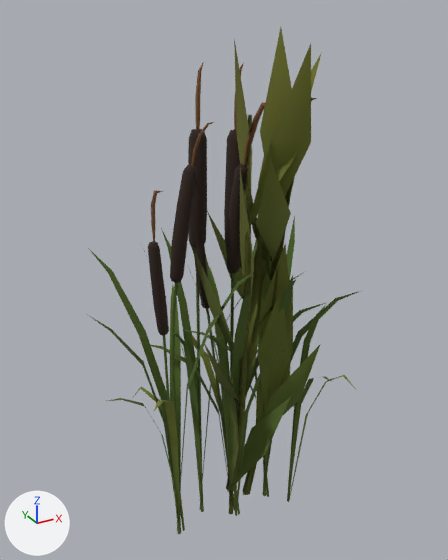
The glTF model assets/nature/glb/g_reed.glb as it was, and as the next commit left it.
Camera for both pictures: a camera (50 mm lens) standing at (-1.12, -1.97, 2.0) and looking at (0.01, 0.09, 0.97). Every picture has the same lights, and +X, +Y and +Z are marked at lower left. The older version comes first. Vertices at exactly the same position are counted once.

The scene before the commit, as lines of its bpy script (objects in view):
```python
ob_v0 = bpy.data.objects.new('v0', me_bush_cattail_generic_group_a)
ob_v0.location = (0.0, 0.0, 0.0)
ob_v1 = bpy.data.objects.new('v1', me_bush_cattail_generic_single_mature_a)
ob_v1.location = (0.0, 0.0, 0.0)
ob_v2 = bpy.data.objects.new('v2', me_bush_cattail_generic_single_mature_b)
ob_v2.location = (0.0, 0.0, 0.0)
ob_v3 = bpy.data.objects.new('v3', me_bush_reed_generic_mature_a)
ob_v3.location = (0.0, 0.0, 0.0)
ob_v4 = bpy.data.objects.new('v4', me_bush_reed_generic_mature_b)
ob_v4.location = (0.0, 0.0, 0.0)
```
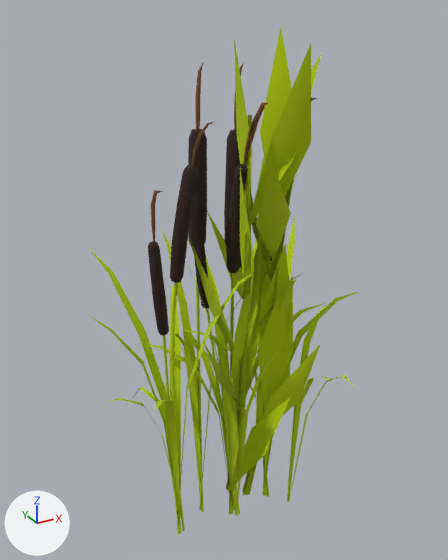
What differs and where, as boxes [x1, y1, x2, y2] in the pictures (448 x 560 px):
'v0', surface changed, recoloured
    both: [88, 98, 360, 534]
'v4', surface changed, recoloured (lighter)
    both: [189, 44, 322, 492]
'v3', surface changed (lighter)
    both: [227, 27, 295, 490]
'v2', surface changed, recoloured
    both: [140, 103, 325, 514]
'v1', surface changed, recoloured
    both: [194, 65, 301, 514]

Diff of the bpy script that builds the scene:
```diff
--- a/assets/nature/glb/g_reed.glb.py
+++ b/assets/nature/glb/g_reed.glb.py
@@ mat_polyshader_v15_a_wind @@
 n0 = _N.new('ShaderNodeBsdfPrincipled'); n0.name = 'Principled BSDF'
 n1 = _N.new('ShaderNodeOutputMaterial'); n1.name = 'Material Output'
-n2 = _N.new('ShaderNodeTexImage'); n2.name = 'Image Texture'
-n2.image = img_atlas_a_png
-n2.extension = 'EXTEND'
+n3 = _N.new('ShaderNodeVertexColor'); n3.name = 'Color Attribute'
 _L.new(n0.outputs[0], n1.inputs[0])  # 'BSDF' to 'Surface'
-_L.new(n2.outputs[0], n0.inputs[0])  # 'Color' to 'Base Color'
+_L.new(n3.outputs[0], n0.inputs[0])  # 'Color' to 'Base Color'
@@ mat_polyfoliage_v01_a_wind @@
 mat_polyfoliage_v01_a_wind = principled_material('PolyFoliage_v01_A_Wind')
-mat_polyfoliage_v01_a_wind.texture = img_foliage_a_jpg
+mat_polyfoliage_v01_a_wind.base_color = (0.494, 0.651, 0.0)  # yellow #bbd300
 mat_polyfoliage_v01_a_wind.roughness = 1.0
@@ me_bush_cattail_generic_group_a @@
 me_bush_cattail_generic_group_a.from_pydata(...)  # 499 vertices, 679 faces; spans x -0.58..0.61, y -0.35..0.43, z -0.21..1.82
+# me_bush_cattail_generic_group_a part 1: texture (UV) coordinates changed
+# me_bush_cattail_generic_group_a part 2: vertex colours changed
 me_bush_cattail_generic_group_a.materials.append(mat_polyshader_v15_a_wind)
@@ me_bush_cattail_generic_single_mature_a @@
 me_bush_cattail_generic_single_mature_a.from_pydata(...)  # 91 vertices, 123 faces; spans x -0.22..0.23, y -0.18..0.35, z -0.21..1.82
+# me_bush_cattail_generic_single_mature_a part 3: texture (UV) coordinates changed
+# me_bush_cattail_generic_single_mature_a part 4: vertex colours changed
 me_bush_cattail_generic_single_mature_a.materials.append(mat_polyshader_v15_a_wind)
@@ me_bush_cattail_generic_single_mature_b @@
 me_bush_cattail_generic_single_mature_b.from_pydata(...)  # 167 vertices, 249 faces; spans x -0.36..0.41, y -0.33..0.32, z -0.21..1.71
+# me_bush_cattail_generic_single_mature_b part 5: texture (UV) coordinates changed
+# me_bush_cattail_generic_single_mature_b part 6: vertex colours changed
 me_bush_cattail_generic_single_mature_b.materials.append(mat_polyshader_v15_a_wind)
@@ me_bush_reed_generic_mature_a @@
 me_bush_reed_generic_mature_a.from_pydata(...)  # 92 vertices, 100 faces; spans x -0.08..0.25, y -0.2..0.02, z -0.07..1.94
+# me_bush_reed_generic_mature_a part 7: texture (UV) coordinates changed
 me_bush_reed_generic_mature_a.materials.append(mat_polyfoliage_v01_a_wind)
@@ me_bush_reed_generic_mature_b @@
 me_bush_reed_generic_mature_b.from_pydata(...)  # 92 vertices, 100 faces; spans x -0.28..0.33, y -0.37..0.07, z -0.07..1.9
+# me_bush_reed_generic_mature_b part 8: texture (UV) coordinates changed
+# me_bush_reed_generic_mature_b part 9: vertex colours changed
 me_bush_reed_generic_mature_b.materials.append(mat_polyshader_v15_a_wind)
```
